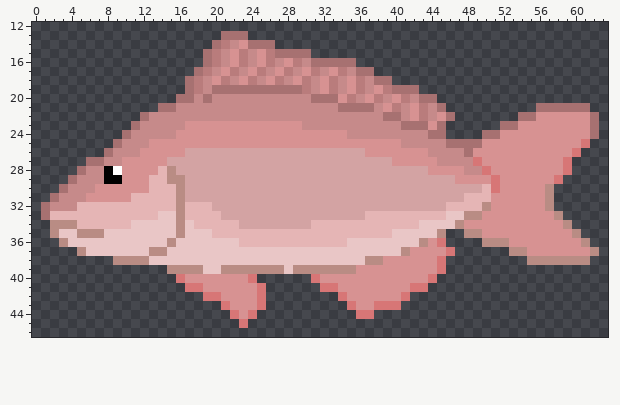
Pixel-art file: fish_sprites/Sea_Bream.aseprite. The picture above is the old version.
64x64 pixels, 1 frame. Colours within 5 levels of each other are drawn and written as one. Shown: x 0..63, y 12..46.
And afterwards:
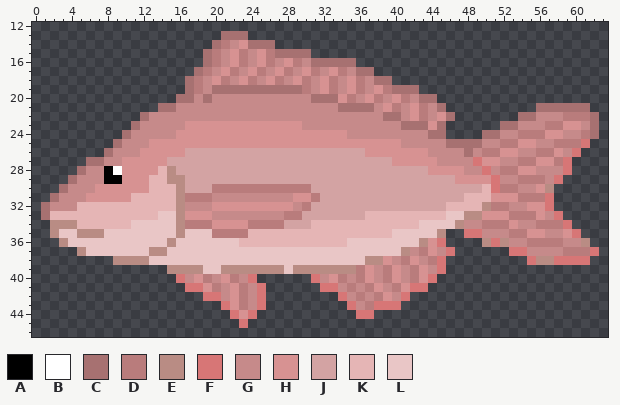
Palette (. is transparent): A #000000  B #ffffff  C #a77171  D #b97c7c  E #b98c84  F #d77676  G #c68a8a  H #d79292  J #d3a3a3  K #e5b5b5  L #e9c6c6
Diff:
y 22: x 56..61 HHHHHH -> GGGDDD
y 23: x 54..58 HHHHH -> GGGDD; x 61 H -> G
y 24: x 52..56 HHHHH -> GGDDD; x 59..61 HHH -> GGD
y 25: x 50..53 HHHH -> GGDD; x 56..60 HHHHH -> GGDDD
y 26: x 49..51 HHH -> GDD; x 54..57 HHHH -> GGDD; x 59 H -> G
y 27: x 52..55 HHHH -> GGDD; x 58 H -> D
y 28: x 51..53 HHH -> GDD; x 56..58 HHH -> GGG
y 29: x 52..57 HHHHHH -> GGDDDG
y 30: x 20..30 JJJJJJJJJJJ -> DDDDDDDDDDD; x 52..55 HHHH -> DDGG
y 31: x 17..31 JJJJJJJJJJJJJJJ -> DDDGGGGGGGGGHHD; x 54..57 HHHE -> DDDF
y 32: x 17..30 KKKJJJJJJJJJJJ -> GGGHHHHHHHHHGD; x 51..54 HHHH -> DDGG; x 57 E -> F
y 33: x 17..29 KKKKJJJJJJJJJ -> HHHGGGGGGGGDD; x 53..55 HHH -> DDD; x 57..58 HE -> GF
y 34: x 17..27 LKKKKKJJJJJ -> DDDHHHHDDDD; x 48..52 HHHHH -> GGDDD; x 54..59 HHHHHE -> GGDDDF
y 35: x 20..23 KKKK -> DDDD; x 48..54 EEHHHHH -> FFGGGDD; x 57..58 HH -> GG; x 60 E -> F
y 36: x 51 E -> F; x 53..60 HHHHHHHH -> GGDDDDGG
y 37: x 42..43 HH -> GD; x 45 H -> G; x 53..62 EEHHHHHHHE -> FFGGGGDDDF
y 38: x 40..41 HH -> GD; x 43..44 HH -> GD; x 55 E -> F; x 58..61 EEEE -> FFFF
y 39: x 36 H -> D; x 38..39 HH -> GD; x 41..42 HH -> GD; x 44 H -> G
y 40: x 17 H -> G; x 19..20 HH -> DG; x 22..23 HH -> DG; x 32 H -> G; x 34..36 HHH -> DGD; x 38..39 HH -> GD; x 41..42 HH -> GD
y 41: x 20..21 HH -> DG; x 23..24 HH -> DG; x 34..37 HHHH -> GDGD; x 39..40 HH -> GD
y 42: x 21 H -> G; x 23..24 HH -> DG; x 35..38 HHHH -> GDGD; x 40 H -> G
y 43: x 23..24 HH -> DG; x 36..37 HH -> GD
Boxes around the changes in both pictures, in picture pixels (x1, y1, x2, y2):
changed: (320, 112, 599, 310)
changed: (185, 184, 320, 238)
changed: (185, 274, 257, 310)
